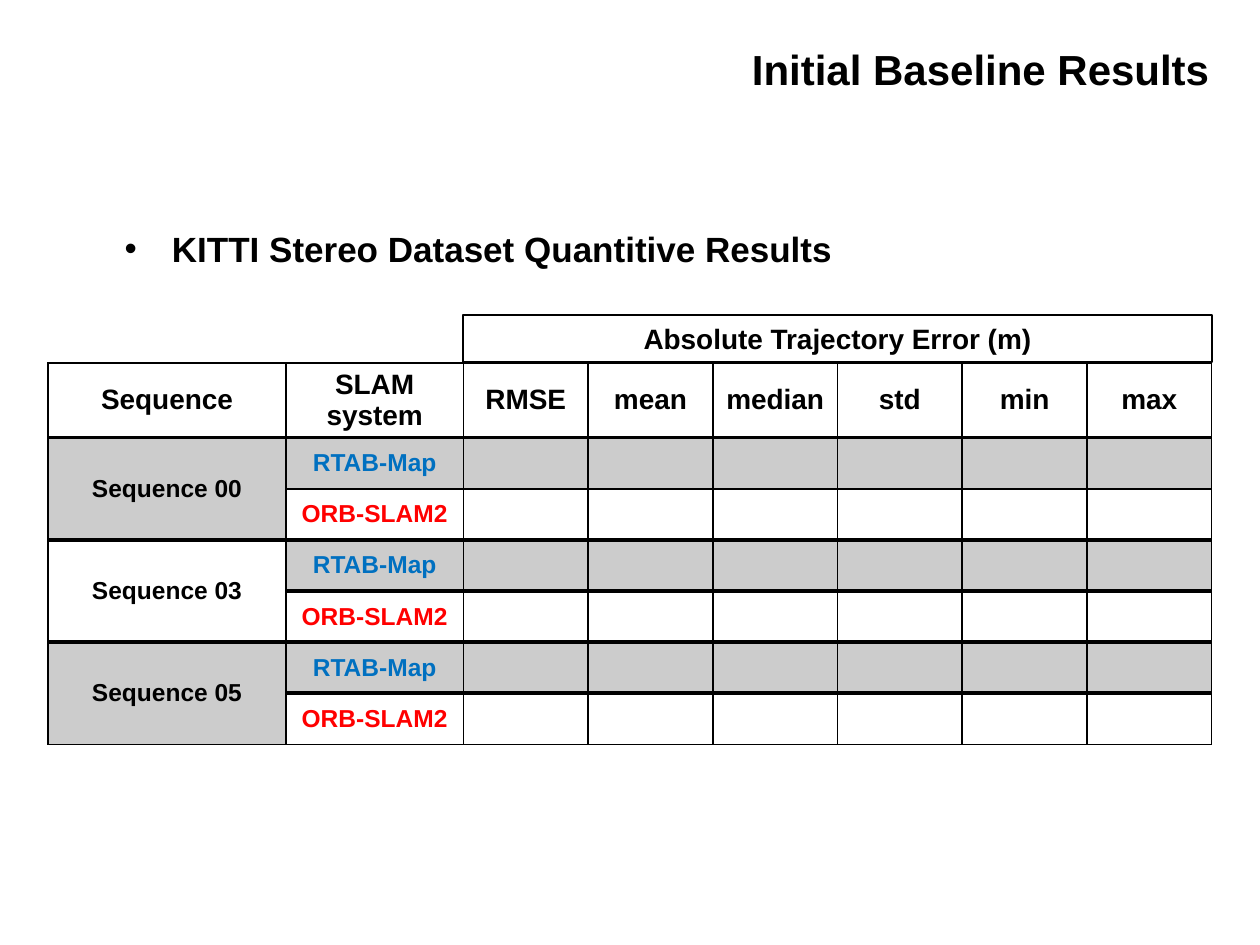
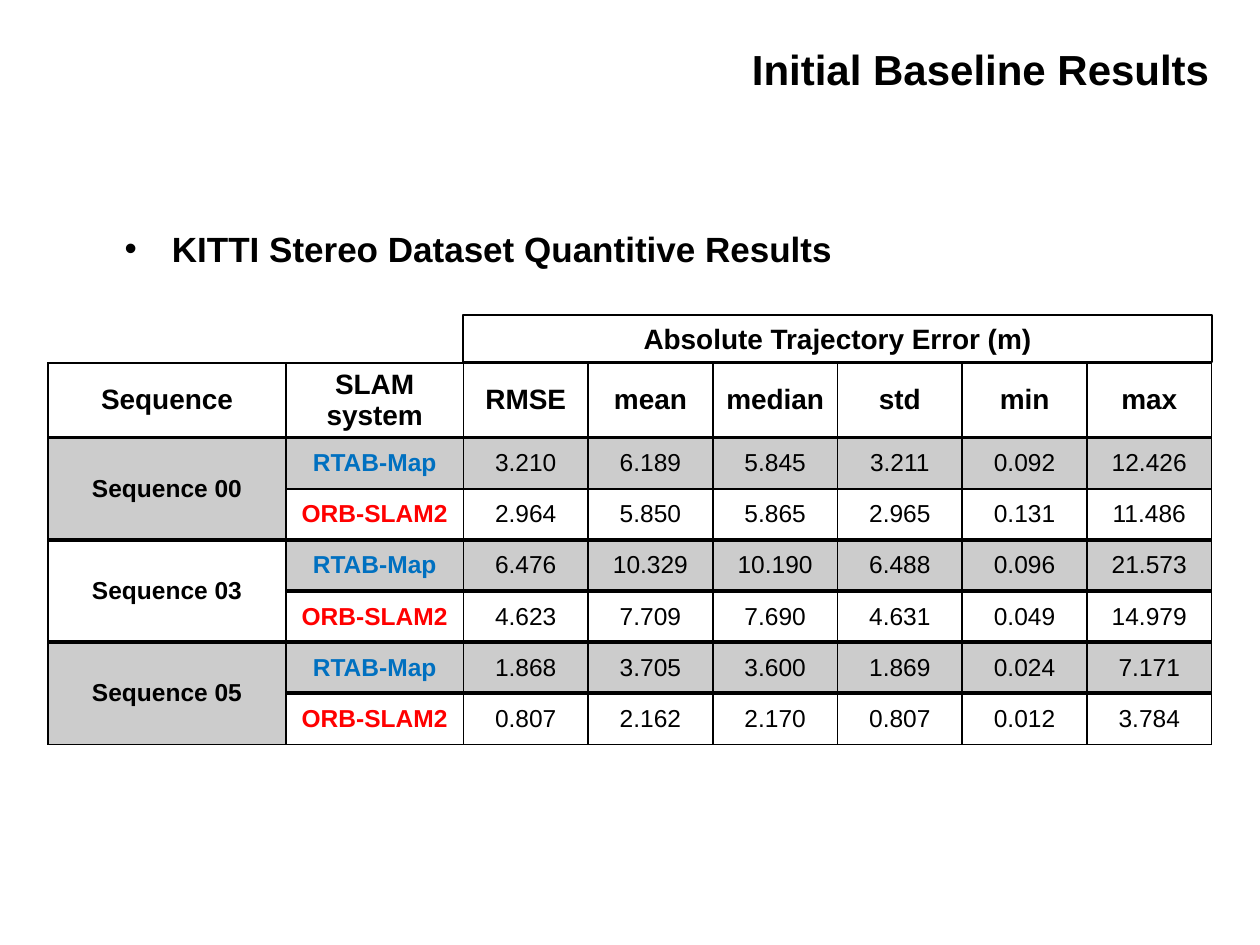
Before and after one commit to IslamAAli/ORBSLAM_RTABmap, a slide deck: slide 15 of Presentation_2/CMPUT631-ProjectProgress-V0P1.pptx. Drawn at 1260x945 pixels with LibreOffice and Linux fonts; fonts in the diff are those of the drawing; background and template pictures are left out. Boxes give left, top, right and bottom in pixels: in the first picture for what was removed or moved away, otherwise in the second. Text is boxed around its words. In the diff, an @@ line names an element or a change of style, - is before the commit and + after.

```diff
--- a/Presentation_2/CMPUT631-ProjectProgress-V0P1.pptx
+++ b/Presentation_2/CMPUT631-ProjectProgress-V0P1.pptx
@@ table at (48,363,1212,750) @@
-row 2: Sequence 00 | RTAB-Map |  |  |  |  |  | 
+row 2: Sequence 00 | RTAB-Map | 3.210 | 6.189 | 5.845 | 3.211 | 0.092 | 12.426
-row 3:  | ORB-SLAM2 |  |  |  |  |  | 
+row 3:  | ORB-SLAM2 | 2.964 | 5.850 | 5.865 | 2.965 | 0.131 | 11.486
-row 4: Sequence 03 | RTAB-Map |  |  |  |  |  | 
+row 4: Sequence 03 | RTAB-Map | 6.476 | 10.329 | 10.190 | 6.488 | 0.096 | 21.573
-row 5:  | ORB-SLAM2 |  |  |  |  |  | 
+row 5:  | ORB-SLAM2 | 4.623 | 7.709 | 7.690 | 4.631 | 0.049 | 14.979
-row 6: Sequence 05 | RTAB-Map |  |  |  |  |  | 
+row 6: Sequence 05 | RTAB-Map | 1.868 | 3.705 | 3.600 | 1.869 | 0.024 | 7.171
-row 7:  | ORB-SLAM2 |  |  |  |  |  | 
+row 7:  | ORB-SLAM2 | 0.807 | 2.162 | 2.170 | 0.807 | 0.012 | 3.784
```
Also in this commit, not shown: 5 other slides changed, 2 other files.
